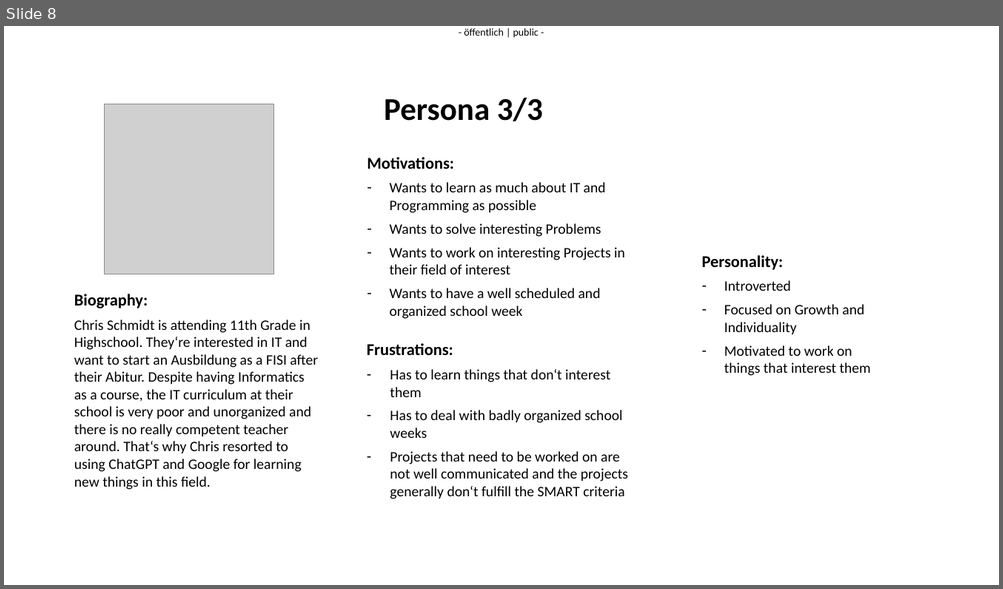
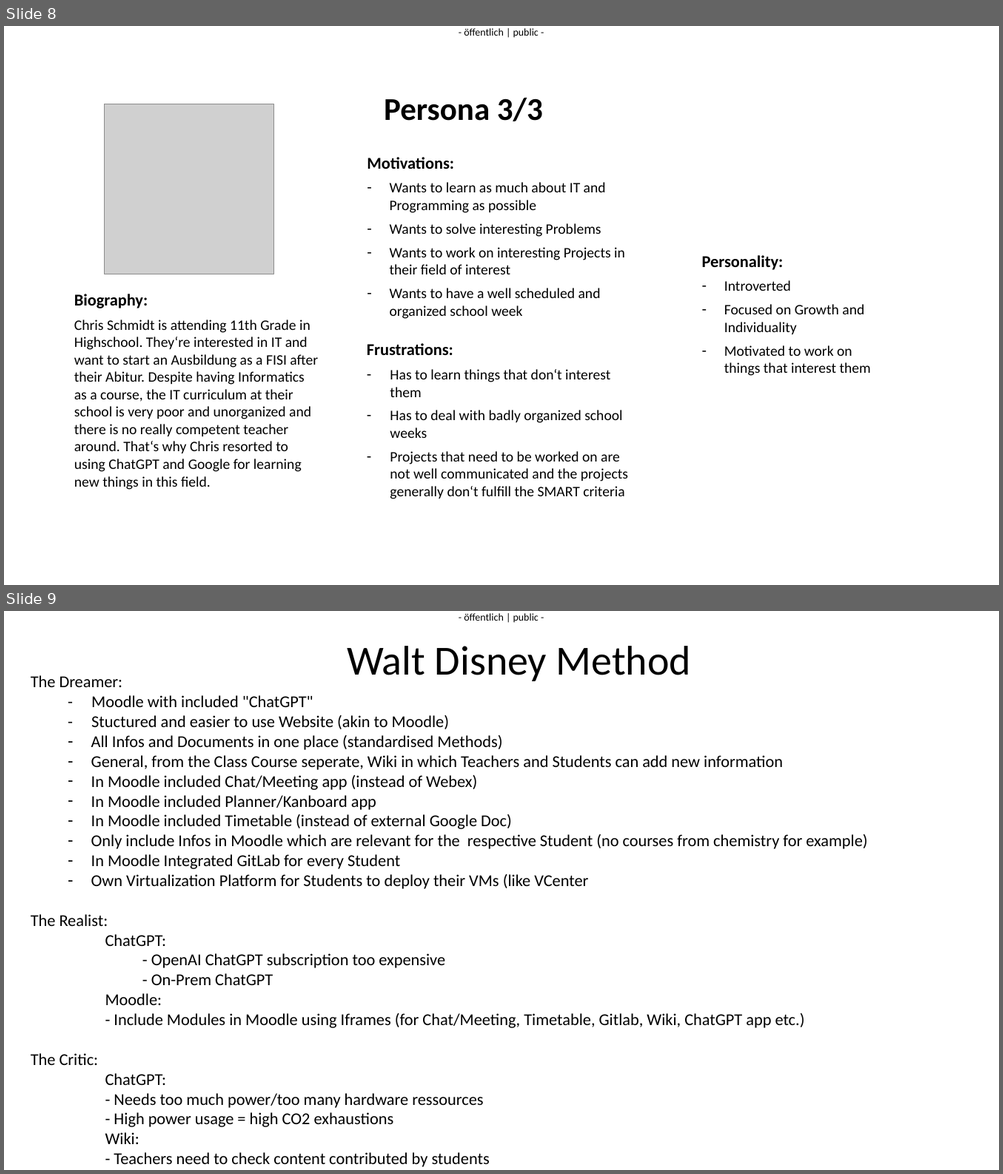
Before and after one commit to SHaf101/BS2023Hackathon, a slide deck: Portfolio.pptx. Shown one above the other, each under a label of ours: slide 8 before the commit, slides 8 and 9 after it. The pictures are 1003x589 and 1003x1174 pixels, drawn with LibreOffice and Linux fonts; fonts in the diff are those of the drawing; grey boxes stand for pictures. Boxes give left, top, right and bottom in pixels: in the first picture for what was removed or moved away, otherwise in the second. Text is boxed around its words. In the diff, an @@ line names an element or a change of style, - is before the commit and + after.

```diff
--- a/Portfolio.pptx
+++ b/Portfolio.pptx
@@ slide 9 added at [4, 611, 999, 1170], background #FFFFFF; not listed: 1 template element that a slide beside it also shows @@
@@ text added at [347, 646, 691, 681], 40 pt, text #000000 @@
+Walt Disney Method
@@ text added at [31, 675, 867, 1167], 16 pt, text #000000 @@
+The Dreamer:
+  - Moodle with included "ChatGPT"
+  - Stuctured and easier to use Website (akin to Moodle)
+  – All Infos and Documents in one place (standardised Methods)
+  – General, from the Class Course seperate, Wiki in which Teachers and Students can add new information
+  – In Moodle included Chat/Meeting app (instead of Webex)
+  – In Moodle included Planner/Kanboard app
+  – In Moodle included Timetable (instead of external Google Doc)
+  – Only include Infos in Moodle which are relevant for the respective Student (no courses from chemistry for example)
+  – In Moodle Integrated GitLab for every Student
+  – Own Virtualization Platform for Students to deploy their VMs (like VCenter
+The Realist:
+ChatGPT:
+  - OpenAI ChatGPT subscription too expensive
+  - On-Prem ChatGPT
+Moodle:
+- Include Modules in Moodle using Iframes (for Chat/Meeting, Timetable, Gitlab, Wiki, ChatGPT app etc.)
+The Critic:
+ChatGPT:
+- Needs too much power/too many hardware ressources
+- High power usage = high CO2 exhaustions
+Wiki:
+- Teachers need to check content contributed by students
```
Also in this commit, not shown: 1 other slide added.
